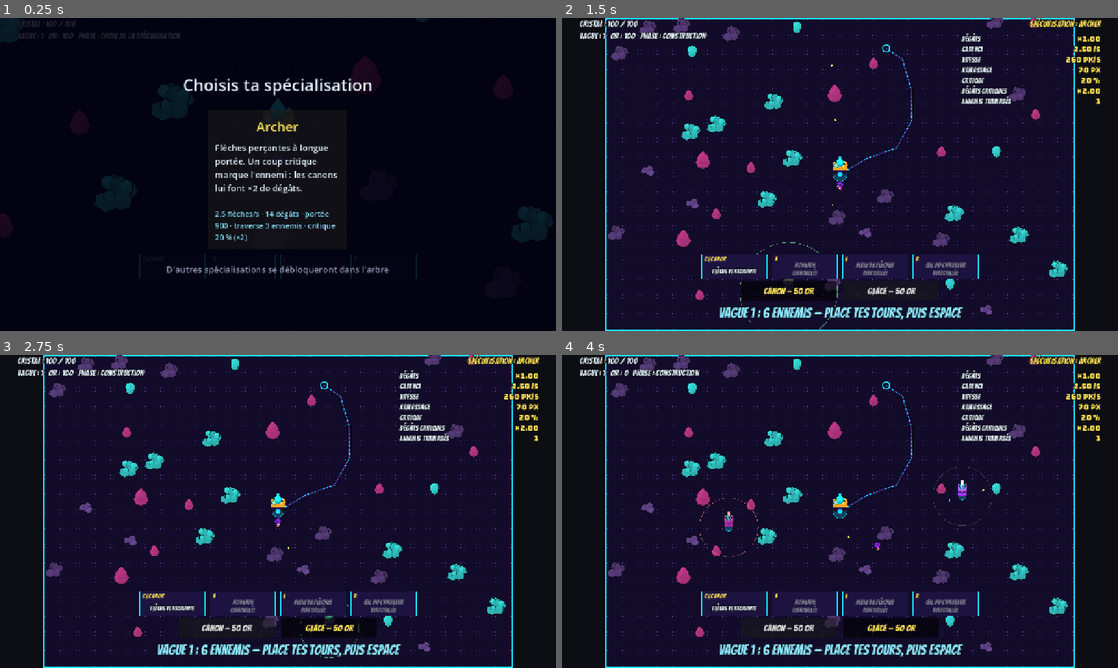
Above: before the commit, frames 1-4 (two rows, left to right).
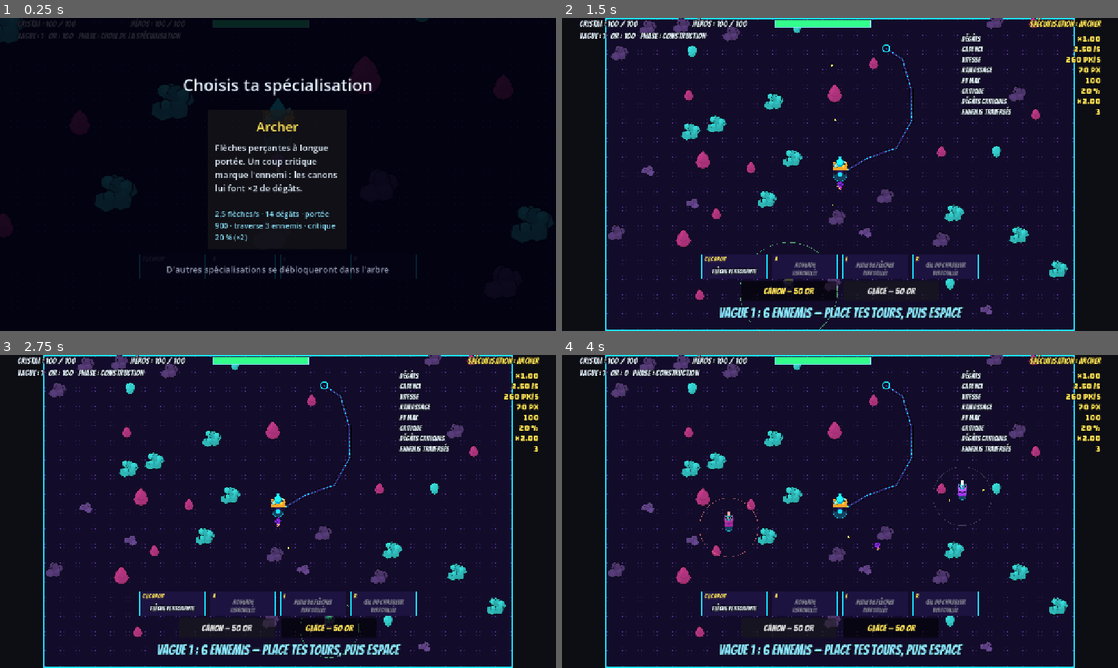
Above: after the commit, the same moments.

Repository: keutarcrash-sudo/first-game
Game: Godot game, scene res://src/game/main.tscn
Two runs of this game, one before a commit and one after it. Both use one fixed random seed, a clock stepped at 60 frames per second and the inputs below.
Inputs (mouse positions are in pixels of both pictures, inside the frame that each line leads up to):
- Up to frame 1 (0.25 s): no input
- Up to frame 2 (1.5 s): click (840, 180) at 0.5 s; click "Canon — 50 or" at 1.25 s
- Up to frame 3 (2.75 s): click "Glace — 50 or" at 2 s
- Up to frame 4 (4 s): move the mouse to (962, 495) at 2.77 s; hold D (move_right) 2.78-3.53 s; tap A (ability_a) at 2.85 s; click (962, 495) at 2.92 s; move the mouse to (728, 527) at 3.52 s; hold S (move_down) from 3.53 s (still down); tap E (ability_e) at 3.6 s; click (728, 527) at 3.67 s

The runs differ from the first frame. In frame 1, 0.5% of the frame differs, in the area x 23-56%, y 0-4%; in frame 2, 1.2%, in the area x 23-97%, y 0-31%; in frame 3, 1.2%; in frame 4, 1.2%.

Commit message:
feat: PV du héros, invincibilité et défaite
Story: étape 4 - Task 1

Co-Authored-By: Claude Opus 5.5 <noreply@anthropic.com>
Claude-Session: https://claude.ai/code/session_01UVM1eXdfi8dYgM4xtfgzQe

Diff:
--- a/assets/data/hero_stats.json
+++ b/assets/data/hero_stats.json
@@ -7,5 +7,7 @@
 	"bullet_max_range": 600.0,
 	"bullet_radius": 5.0,
 	"arena_width": 2400.0,
-	"arena_height": 1600.0
+	"arena_height": 1600.0,
+	"hero_max_hp": 100.0,
+	"hit_invulnerability": 0.5
 }
--- a/src/game/main.gd
+++ b/src/game/main.gd
@@ -26,10 +26,13 @@
 const DECOR_PATH := "res://assets/data/decor.json"
 const IMPACT_PATH := "res://assets/data/impact.json"
 const SAVE_PATH := "user://progress.json"
+## Seconds the hero's death animation plays before the defeat screen opens.
+const HERO_DEATH_SECONDS := 0.8
 ## Id prefix of the "Nouvelle compétence" cards, followed by the slot (a, e, r).
 const UNLOCK_CARD_PREFIX := "unlock_ability_"
 
 var _field_rect: Rect2
+var _lost := false  # The defeat already happened: _lose() must not run twice.
 var _cycle: WaveCycle
 var _state: GameState
 var _card_pool: CardPool  # Built once the specialization is chosen: its cards depend on it.
@@ -103,7 +106,9 @@
 	# The hero starts below the crystal, not on top of it.
 	_hero.global_position = _crystal.global_position + Vector2(0.0, defence.crystal_radius + stats.hero_radius + defence.hero_start_gap)
 	_hud.bind(_crystal)
-	_crystal.destroyed.connect(_on_crystal_destroyed)
+	_hud.bind_hero(_hero.health())
+	_hero.died.connect(_on_hero_died)
+	_crystal.destroyed.connect(_lose)
 	modifiers.heal_requested.connect(_crystal.heal)
 	_state = GameState.new(economy.starting_gold + _skill_tree.starting_gold_bonus(owned))
 	_cycle = WaveCycle.new()
@@ -146,6 +151,7 @@
 	_impact.setup(impact_stats, _camera, _state)
 	_impact.watch_enemies(_enemies)
 	_impact.watch_crystal(_crystal)
+	_hero.set_impact(_impact)
 	_cycle.wave_prepared.connect(_on_wave_prepared)
 	_spawner.wave_finished.connect(_on_wave_finished)
 	_hud.bind_game_state(_state)
@@ -323,9 +329,24 @@
 	_placer.clear_towers()
 
 
+## The hero died: the wave freezes (no spawns, enemies still, the crystal stops),
+## the hero's death animation plays, then the usual defeat.
+func _on_hero_died() -> void:
+	if _lost:
+		return
+	_spawner.freeze()
+	_crystal.set_physics_process(false)
+	await get_tree().create_timer(HERO_DEATH_SECONDS).timeout
+	_lose()
+
+
 ## Stops the game, banks this game's points (saved at once) and opens the defeat
-## screen. Points use only the waves and kills counted up to this moment.
-func _on_crystal_destroyed() -> void:
+## screen. Points use only the waves and kills counted up to this moment. Shared by
+## the crystal's destruction and the hero's death; runs only once.
+func _lose() -> void:
+	if _lost:
+		return
+	_lost = true
 	get_tree().paused = true
 	var earned: int = _skill_tree.points_for_game(_state.waves_completed, _state.kills)
 	_progress.total_points += earned
--- a/src/hero/hero.gd
+++ b/src/hero/hero.gd
@@ -8,7 +8,14 @@
 
 ## Emitted when a [method dash] ends (duration elapsed).
 signal dash_finished
-
+## Emitted once, when the hero's hit points reach 0 (étape 4). The hero then stops
+## moving and firing and plays its [code]death[/code] animation.
+signal died
+
+const HIT_FLASH_SECONDS := 0.12  # Red tint after a hit (visual only).
+const HIT_FLASH_COLOR := Color(1.0, 0.25, 0.25)
+const BLINK_HALF_PERIOD := 0.05  # Invulnerability blink: 10 Hz (visual only).
+const BLINK_ALPHA := 0.35
 const SHOOT_MAX_SPEED_SCALE := 4.0  # Fastest the shoot clip is played to fit a short fire interval.
 const HERO_LAYER := 1
 const FIRE_BOLT_COLOR := Color(1.0, 0.55, 0.15)
@@ -36,6 +43,10 @@
 var _dash_direction := Vector2.ZERO
 var _dash_speed := 0.0
 var _dash_left := 0.0  # Seconds of dash remaining; 0 = not dashing.
+var _health: HeroHealth
+var _impact: ImpactFeedback  # Optional: shakes the screen when the hero is hit.
+var _flash_left := 0.0  # Seconds of red tint remaining (visual only).
+var _blink_time := 0.0  # Clock of the invulnerability blink (visual only).
 
 
 ## Gives the hero its tuning values (movement, size, projectile speed and size),
@@ -48,6 +59,8 @@
 	_stats = stats
 	_bullet_parent = bullet_parent
 	_arena_rect = arena_rect
+	_health = HeroHealth.new(stats.hero_max_hp, stats.hit_invulnerability)
+	_health.died.connect(_on_died)
 	var margin := Vector2(stats.hero_radius, stats.hero_radius)
 	_min_position = arena_rect.position + margin
 	_max_position = arena_rect.end - margin
@@ -97,6 +110,27 @@
 	set_physics_process(true)
 
 
+## The hero's hit points (null before [method setup]).
+func health() -> HeroHealth:
+	return _health
+
+
+## Gives the hero the screen-shake feedback played when it is hit. Optional.
+func set_impact(impact: ImpactFeedback) -> void:
+	_impact = impact
+
+
+## Hits the hero for [param amount]. Nothing happens while jumping (dash), invulnerable
+## or dead; otherwise the hero flashes red, the screen shakes a little, and it
+## is invulnerable for a moment (it blinks).
+func hurt(amount: float) -> void:
+	if _health == null or not _health.take_hit(amount, is_dashing()):
+		return
+	_flash_left = HIT_FLASH_SECONDS
+	if _impact != null:
+		_impact.shake(&"small")
+
+
 ## The Archer's weapon, or [code]null[/code] for another specialization (or before [method equip]).
 func archer_weapon() -> ArcherWeapon:
 	return _archer
@@ -142,6 +176,8 @@
 
 
 func _physics_process(delta: float) -> void:
+	_health.tick(delta)
+	_update_hit_visual(delta)
 	var finished_dash := false
 	var was_dashing := _dash_left > 0.0
 	var moving := false
@@ -203,6 +239,35 @@
 		_sprite.play(&"idle")
 
 
+## Red tint right after a hit, then the sprite blinks (alpha toggling at 10 Hz)
+## for as long as the hero is invulnerable.
+func _update_hit_visual(delta: float) -> void:
+	if _sprite == null:
+		return
+	_flash_left = maxf(_flash_left - delta, 0.0)
+	var color := HIT_FLASH_COLOR if _flash_left > 0.0 else Color.WHITE
+	if _health.is_invulnerable():
+		_blink_time += delta
+		if int(_blink_time / BLINK_HALF_PERIOD) % 2 == 1:
+			color.a = BLINK_ALPHA
+	else:
+		_blink_time = 0.0
+	_sprite.modulate = color
+
+
+## Death: the hero stops moving and firing and plays its [code]death[/code] animation.
+func _on_died() -> void:
+	set_physics_process(false)
+	_dash_left = 0.0
+	if _sprite != null:
+		_sprite.modulate = Color.WHITE
+		if _sheet != null and _sheet.has_animation(&"death"):
+			_sprite.play(&"death")
+		else:
+			push_error("Hero: the hero sheet has no 'death' animation.")
+	died.emit()
+
+
 func _on_animation_finished(anim_name: StringName) -> void:
 	if anim_name == &"shoot":
 		_shooting = false
--- /dev/null
+++ b/src/hero/hero_health.gd
@@ -0,0 +1,81 @@
+## The hero's hit points (étape 4, design/gdd étape 4 spec §5). Pure logic, no node:
+## a hit removes hit points and starts a short invulnerability; a jump (dash) is
+## invulnerable too; at 0 the hero is dead, once. Regeneration is 0 unless a card
+## sets it with [method set_regen] (there is no automatic healing).
+class_name HeroHealth
+extends RefCounted
+
+## Emitted when the hit points or the maximum change.
+signal changed(current: float, max_hp: float)
+## Emitted once, when the hit points reach 0.
+signal died
+
+## Current hit points (0 = dead).
+var current: float
+## Maximum hit points.
+var max_hp: float
+
+var _invulnerability := 0.0  # Seconds of invulnerability granted by a hit.
+var _invulnerable_left := 0.0
+var _regen_per_second := 0.0
+var _dead := false
+
+
+## Starts full at [param max_hp]; a hit grants [param invulnerability] seconds of protection.
+func _init(max_hp: float, invulnerability: float) -> void:
+	self.max_hp = max_hp
+	current = max_hp
+	_invulnerability = invulnerability
+
+
+## Applies a hit of [param amount]. Returns false (nothing happens) when the hero is
+## dead, [param dashing] (jumping) or still invulnerable. Otherwise removes the hit
+## points, arms the invulnerability, emits [signal changed], and [signal died] once at 0.
+func take_hit(amount: float, dashing: bool) -> bool:
+	if _dead or dashing or _invulnerable_left > 0.0 or amount <= 0.0:
+		return false
+	current = maxf(current - amount, 0.0)
+	_invulnerable_left = _invulnerability
+	changed.emit(current, max_hp)
+	if current <= 0.0:
+		_dead = true
+		died.emit()
+	return true
+
+
+## Lowers the invulnerability by [param delta] seconds and applies the regeneration.
+func tick(delta: float) -> void:
+	_invulnerable_left = maxf(_invulnerable_left - delta, 0.0)
+	if _regen_per_second > 0.0 and not _dead and current < max_hp:
+		heal(_regen_per_second * delta)
+
+
+## Restores [param amount] hit points, never above the maximum. Does nothing once dead.
+func heal(amount: float) -> void:
+	if _dead or amount <= 0.0:
+		return
+	var healed: float = minf(current + amount, max_hp)
+	if healed == current:
+		return
+	current = healed
+	changed.emit(current, max_hp)
+
+
+## Raises the maximum by [param amount] and heals the hero by as much.
+func add_max(amount: float) -> void:
+	if amount <= 0.0:
+		return
+	max_hp += amount
+	if not _dead:
+		current += amount
+	changed.emit(current, max_hp)
+
+
+## Sets the regeneration, in hit points per second (0 = none).
+func set_regen(per_second: float) -> void:
+	_regen_per_second = maxf(per_second, 0.0)
+
+
+## True while a recent hit still protects the hero.
+func is_invulnerable() -> bool:
+	return _invulnerable_left > 0.0
--- a/src/hero/hero_stats.gd
+++ b/src/hero/hero_stats.gd
@@ -7,7 +7,7 @@
 const REQUIRED_KEYS := [
 	"hero_speed", "hero_radius", "fire_rate",
 	"bullet_damage", "bullet_speed", "bullet_max_range", "bullet_radius",
-	"arena_width", "arena_height",
+	"arena_width", "arena_height", "hero_max_hp", "hit_invulnerability",
 ]
 
 ## Hero movement speed, in pixels per second.
@@ -26,6 +26,10 @@
 var bullet_radius: float
 ## Field size, in pixels.
 var arena_size: Vector2
+## Hero hit points at the start of a game (étape 4).
+var hero_max_hp: float
+## Seconds of invulnerability after the hero is hit (étape 4).
+var hit_invulnerability: float
 
 
 ## Reads and validates the JSON file at [param path]. Returns [code]null[/code]
@@ -56,4 +60,6 @@
 	stats.bullet_max_range = data["bullet_max_range"]
 	stats.bullet_radius = data["bullet_radius"]
 	stats.arena_size = Vector2(data["arena_width"], data["arena_height"])
+	stats.hero_max_hp = data["hero_max_hp"]
+	stats.hit_invulnerability = data["hit_invulnerability"]
 	return stats
--- a/src/ui/crystal_hud.gd
+++ b/src/ui/crystal_hud.gd
@@ -28,6 +28,7 @@
 const PROMPT_BOTTOM_MARGIN := 24.0
 const PROMPT_COLOR := Color(0.55, 0.9, 1.0)
 const HP_POSITION := Vector2(40.0, 2.0)
+const HERO_BAR_POSITION := Vector2(300.0, 2.0)  # Right of the crystal line, before the stats panel (x = 920).
 const TEXT_COLOR := Color(0.9, 0.95, 1.0)
 const SPEC_COLOR := Color(1.0, 0.9, 0.35)
 const SPEC_RIGHT_MARGIN := 40.0
@@ -200,6 +201,14 @@
 	pointer.setup(crystal)
 
 
+## Shows the hero's hit-point bar next to the crystal's. Call after the hero's setup.
+func bind_hero(health: HeroHealth) -> void:
+	var bar := HeroHealthBar.new()
+	bar.position = HERO_BAR_POSITION
+	add_child(bar)
+	bar.bind(health)
+
+
 func _on_health_changed(current_hp: float, max_hp: float) -> void:
 	_hp_label.text = "Cristal : %d / %d" % [ceili(current_hp), ceili(max_hp)]
 
--- /dev/null
+++ b/src/ui/hero_health_bar.gd
@@ -0,0 +1,49 @@
+## Hero hit-point bar (étape 4, spec §5): a neon bar with a "Héros : x / y" label,
+## drawn next to the crystal's hit points in the HUD. Display only: it listens to
+## [signal HeroHealth.changed] and never changes game state.
+class_name HeroHealthBar
+extends Control
+
+const BAR_SIZE := Vector2(220.0, 16.0)
+const FONT_SIZE := 20
+const LABEL_WIDTH := 190.0
+const BACK_COLOR := Color(0.05, 0.08, 0.15, 0.8)
+const FILL_COLOR := Color(0.2, 1.0, 0.55)
+const LOW_COLOR := Color(1.0, 0.3, 0.3)
+const LOW_FRACTION := 0.3
+const BORDER_COLOR := Color(0.55, 0.9, 1.0)
+const TEXT_COLOR := Color(0.9, 0.95, 1.0)
+
+var _label: Label
+var _fraction := 1.0
+
+
+func _ready() -> void:
+	mouse_filter = Control.MOUSE_FILTER_IGNORE
+	custom_minimum_size = Vector2(LABEL_WIDTH + BAR_SIZE.x, BAR_SIZE.y)
+	_label = Label.new()
+	_label.mouse_filter = Control.MOUSE_FILTER_IGNORE
+	_label.add_theme_font_size_override(&"font_size", FONT_SIZE)
+	_label.add_theme_color_override(&"font_color", TEXT_COLOR)
+	NeonFonts.style_label(_label, NeonFonts.title())
+	add_child(_label)
+
+
+## Shows [param health] and keeps the bar up to date.
+func bind(health: HeroHealth) -> void:
+	_on_changed(health.current, health.max_hp)
+	health.changed.connect(_on_changed)
+
+
+func _on_changed(current: float, max_hp: float) -> void:
+	_fraction = clampf(current / max_hp, 0.0, 1.0) if max_hp > 0.0 else 0.0
+	_label.text = "Héros : %d / %d" % [ceili(current), ceili(max_hp)]
+	queue_redraw()
+
+
+func _draw() -> void:
+	var bar := Rect2(Vector2(LABEL_WIDTH, (_label.size.y - BAR_SIZE.y) * 0.5), BAR_SIZE)
+	draw_rect(bar, BACK_COLOR)
+	var color: Color = LOW_COLOR if _fraction <= LOW_FRACTION else FILL_COLOR
+	draw_rect(Rect2(bar.position, Vector2(bar.size.x * _fraction, bar.size.y)), color)
+	draw_rect(bar, BORDER_COLOR, false, 2.0)
--- a/src/ui/stats_panel.gd
+++ b/src/ui/stats_panel.gd
@@ -99,6 +99,8 @@
 	rows.append(_row("speed", "Vitesse", speed, "%d px/s" % roundi(speed)))
 	var pickup: float = _economy.pickup_radius * _modifiers.pickup_radius_factor()
 	rows.append(_row("pickup", "Ramassage", pickup, "%d px" % roundi(pickup)))
+	var max_hp: float = _hero.health().max_hp
+	rows.append(_row("max_hp", "PV max", max_hp, "%d" % roundi(max_hp)))
 	if archer != null:
 		var chance: float = archer.crit_chance()
 		rows.append(_row("crit_chance", "Critique", chance, "%d %%" % roundi(chance * 100.0)))
--- a/src/waves/wave_spawner.gd
+++ b/src/waves/wave_spawner.gd
@@ -118,6 +118,17 @@
 	effect.global_position = enemy.global_position
 
 
+## Freezes the wave for good (the hero died): no more spawns, every enemy stops moving
+## and attacking, and the crystal arriving no longer ends the wave. Enemies stay on screen.
+func freeze() -> void:
+	_state = State.IDLE
+	_to_spawn = 0
+	set_physics_process(false)
+	for child: Node in _enemies_parent.get_children():
+		if child is Enemy:
+			child.set_physics_process(false)
+
+
 func _on_crystal_arrived() -> void:
 	if _state == State.IDLE:
 		return
--- /dev/null
+++ b/tests/unit/hero/hero_health_check.gd
@@ -0,0 +1,53 @@
+## Logic check for HeroHealth. Run with:
+## godot --headless -s res://tests/unit/hero/hero_health_check.gd
+## Prints "HERO_HEALTH OK" or "HERO_HEALTH FAIL: <name>" then quits.
+extends SceneTree
+
+const MAX_HP := 100.0
+const INVULNERABILITY := 0.5
+const HIT := 25.0
+const JUMP_HIT := 10.0
+const BONUS_MAX := 25.0
+
+
+func _init() -> void:
+	var failed: String = _run()
+	if failed.is_empty():
+		print("HERO_HEALTH OK")
+	else:
+		print("HERO_HEALTH FAIL: %s" % failed)
+	quit(0 if failed.is_empty() else 1)
+
+
+func _run() -> String:
+	var health := HeroHealth.new(MAX_HP, INVULNERABILITY)
+	if not health.take_hit(HIT, false) or not is_equal_approx(health.current, MAX_HP - HIT):
+		return "first hit removes hit points"
+	if not health.is_invulnerable():
+		return "invulnerable after a hit"
+	if health.take_hit(HIT, false):
+		return "second hit refused while invulnerable"
+	health.tick(INVULNERABILITY)
+	if health.is_invulnerable():
+		return "invulnerability ends"
+	if health.take_hit(JUMP_HIT, true) or not is_equal_approx(health.current, MAX_HP - HIT):
+		return "hit during a jump ignored"
+	if not health.take_hit(HIT, false):
+		return "hit after invulnerability accepted"
+	health.heal(1000.0)
+	if not is_equal_approx(health.current, MAX_HP):
+		return "heal capped at max"
+	health.add_max(BONUS_MAX)
+	if not is_equal_approx(health.max_hp, MAX_HP + BONUS_MAX) or not is_equal_approx(health.current, MAX_HP + BONUS_MAX):
+		return "add_max raises max and heals"
+	var deaths: Array[int] = [0]
+	var fatal := HeroHealth.new(MAX_HP, INVULNERABILITY)
+	fatal.died.connect(func() -> void: deaths[0] += 1)
+	fatal.take_hit(MAX_HP, false)
+	fatal.tick(INVULNERABILITY)
+	fatal.take_hit(HIT, false)
+	fatal.tick(INVULNERABILITY)
+	fatal.take_hit(HIT, false)
+	if deaths[0] != 1 or fatal.current != 0.0:
+		return "died emitted once at 0"
+	return ""
